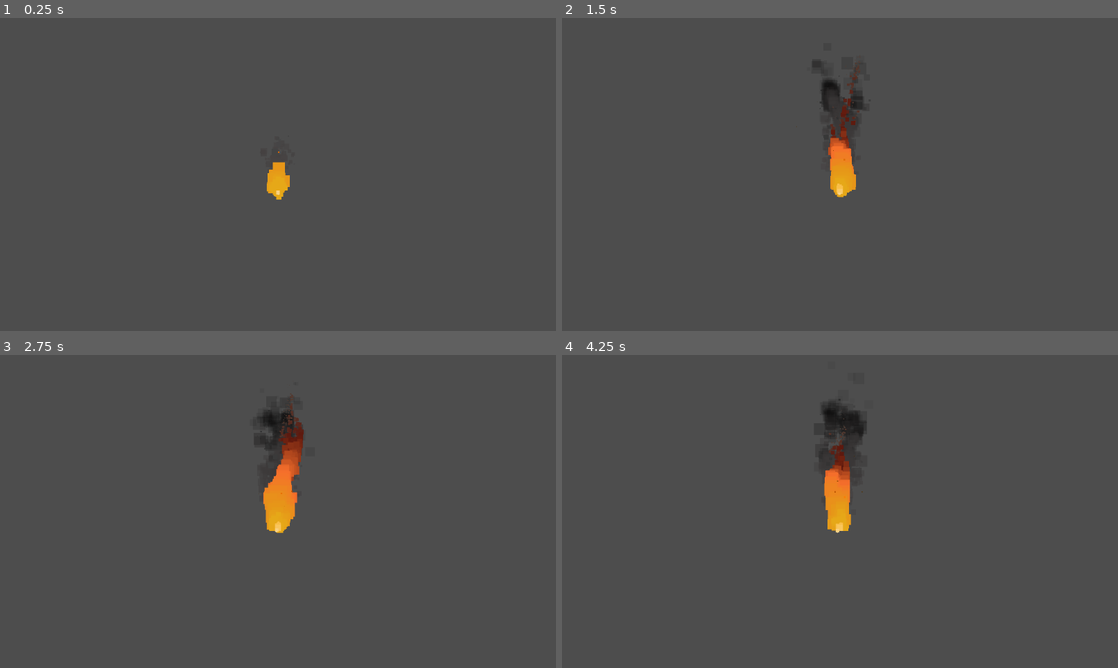
Above: before the commit, frames 1-4 (two rows, left to right).
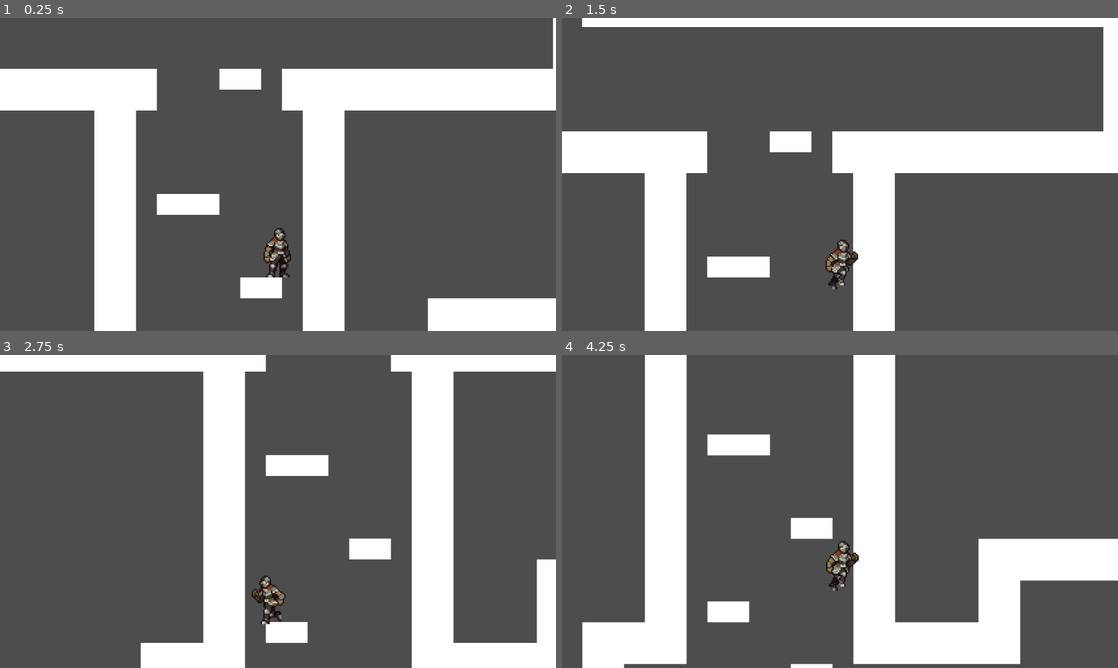
Above: after the commit, the same moments.

Repository: marie-bisbo/PlebJam
Game: Godot game, scene res://Levels/office_level_1.tscn
The game is run twice, just before and just after one commit, with the same random seed, the same clock (stepped at 60 frames per second) and the same inputs. Before the commit the project starts from res://Art/Fire/fire.tscn.
Inputs (mouse positions are in pixels of both pictures, inside the frame that each line leads up to):
- Up to frame 1 (0.25 s): no input
- Up to frame 2 (1.5 s): move the mouse to (962, 158) at 0.52 s; hold D (move_right) from 0.53 s (still down); click (962, 158) at 0.6 s; tap Space (jump) at 0.77 s; move the mouse to (728, 190) at 1.27 s; click (728, 190) at 1.35 s
- Up to frame 3 (2.75 s): tap Space (jump) at 1.52 s; move the mouse to (333, 442) at 2.02 s; release D (move_right) at 2.03 s; hold A (move_left) from 2.03 s (still down); click (333, 442) at 2.1 s
- Up to frame 4 (4.25 s): move the mouse to (812, 574) at 2.77 s; release A (move_left) at 2.78 s; hold D (move_right) from 2.78 s (still down); click (812, 574) at 2.85 s; tap Space (jump) at 3.02, 3.77 s; move the mouse to (1006, 558) at 3.52 s; click (1006, 558) at 3.6 s

The runs differ from the first frame. In frame 1, 26% of the frame differs, in the area x 0-100%, y 0-100%; in frame 2, 24%; in frame 3, 26%; in frame 4, 28%, in the area x 3-100%, y 0-100%.

Commit message:
set up office level as main scene, and fixed camera areas after merge;

Diff:
--- a/Levels/office_level_1.tscn
+++ b/Levels/office_level_1.tscn
@@ -1,7 +1,7 @@
 [gd_scene load_steps=7 format=4 uid="uid://chrwhaaar05rx"]
 
-[ext_resource type="Texture2D" uid="uid://dpk25f78o3xmu" path="res://Art/BlockoutMapTiles/TileSet.png" id="1_sigrl"]
-[ext_resource type="PackedScene" uid="uid://c3udm4o1qk1bh" path="res://Assets/PlayerCharacter/player_character.tscn" id="2_i8v05"]
+[ext_resource type="Texture2D" uid="uid://dd5j1xfhmw11l" path="res://Art/BlockoutMapTiles/TileSet.png" id="1_sigrl"]
+[ext_resource type="PackedScene" uid="uid://b7v0s21042x5n" path="res://player_character.tscn" id="2_i8v05"]
 [ext_resource type="PackedScene" uid="uid://crfw0yvvxq6ul" path="res://Assets/CameraArea/camera_area.tscn" id="3_g1njf"]
 
 [sub_resource type="TileSetAtlasSource" id="TileSetAtlasSource_ysc14"]
--- a/character.gd
+++ b/character.gd
@@ -4,6 +4,7 @@
 const JUMP_VELOCITY = -400.0
 @onready var animated_sprite = $AnimatedSprite2D
 @onready var anim_tree = $AnimationTree
+@onready var camera_2d = $Camera2D
 
 enum state {IDLE, RUNNING, JUMPING, ATTACKING, ROLLING}
 
--- a/player_character.tscn
+++ b/player_character.tscn
@@ -602,7 +602,7 @@
 transitions = ["Start", "Idle", SubResource("AnimationNodeStateMachineTransition_0safp"), "Idle", "Run", SubResource("A …(712 unchanged characters)…
 graph_offset = Vector2(-257, -35)
 
-[node name="CharacterBody2D" type="CharacterBody2D"]
+[node name="CharacterBody2D" type="CharacterBody2D" groups=["player"]]
 script = ExtResource("1_nrygu")
 
 [node name="Camera2D" type="Camera2D" parent="."]
--- a/project.godot
+++ b/project.godot
@@ -11,7 +11,7 @@
 [application]
 
 config/name="PlebJam"
-run/main_scene="res://Art/Fire/fire.tscn"
+run/main_scene="res://Levels/office_level_1.tscn"
 config/features=PackedStringArray("4.3", "Forward Plus")
 config/icon="res://icon.svg"
 
@@ -21,6 +21,10 @@
 window/size/viewport_height=720
 window/stretch/mode="viewport"
 window/stretch/aspect="keep_height"
+
+[global_group]
+
+player="the player group, used for determining when a body is the player"
 
 [input]
 
Binary file added: Art/BlockoutMapTiles/TileSet.png
Not shown, added: Art/BlockoutMapTiles/TileSet.png.import
